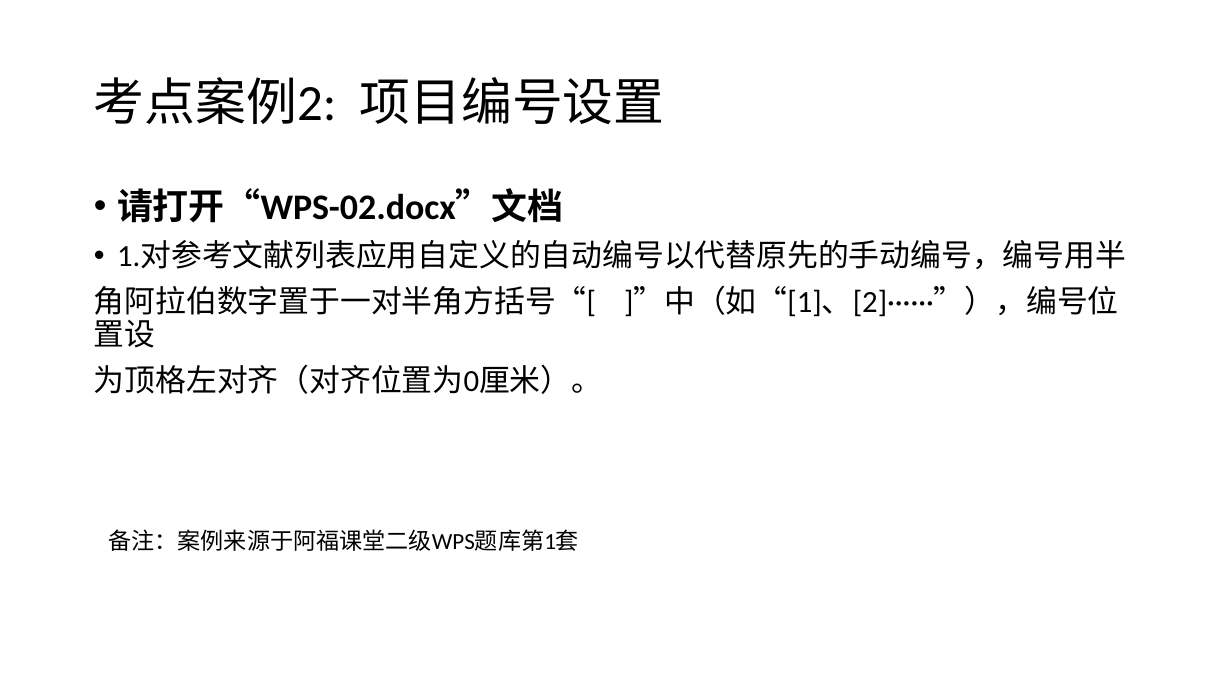
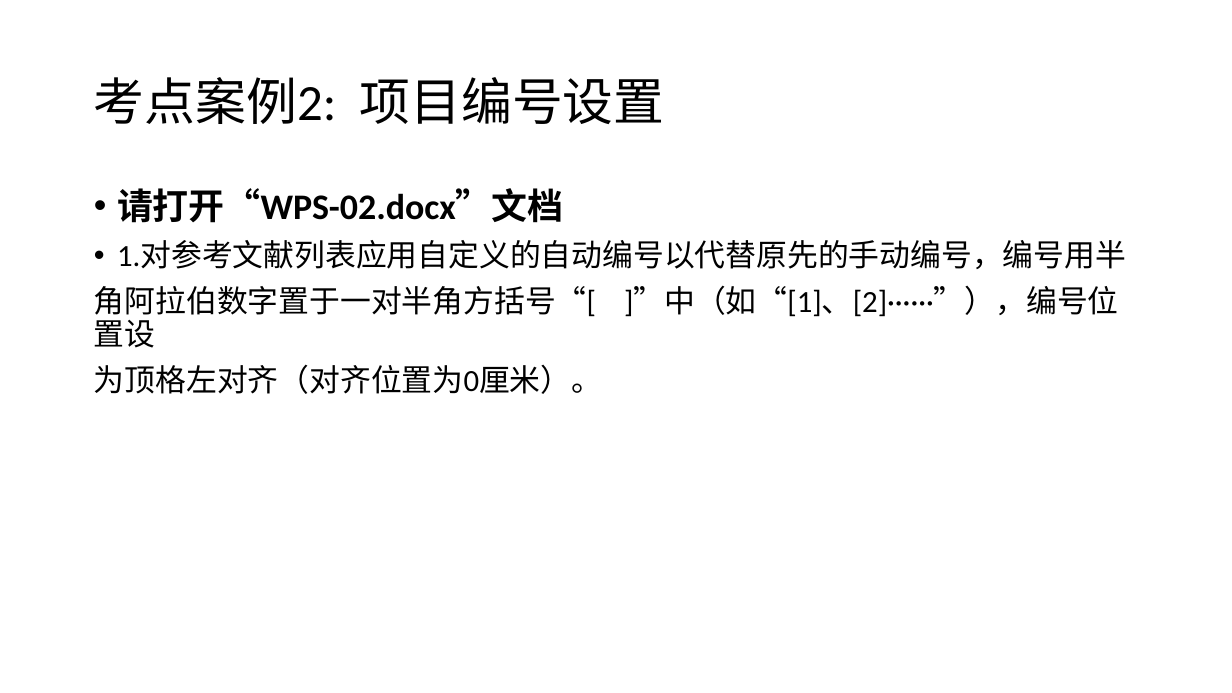
Before and after one commit to huhuiyu/ncre, a slide deck: slide 3 of wps/word/04项目符号和编号/04项目符号和编号.pptx. Drawn at 1232x693 pixels with LibreOffice and Linux fonts; fonts in the diff are those of the drawing. Boxes give left, top, right and bottom in pixels: in the first picture for what was removed or moved away, otherwise in the second. Text is boxed around its words. In the diff, an @@ line names an element or a change of style, - is before the commit and + after.

```diff
--- a/wps/word/04项目符号和编号/04项目符号和编号.pptx
+++ b/wps/word/04项目符号和编号/04项目符号和编号.pptx
@@ text removed at <box>108,529,579,551</box> @@
-备注：案例来源于阿福课堂二级WPS题库第1套
```
Also in this commit, not shown: 1 other slide changed, 15 other files.
